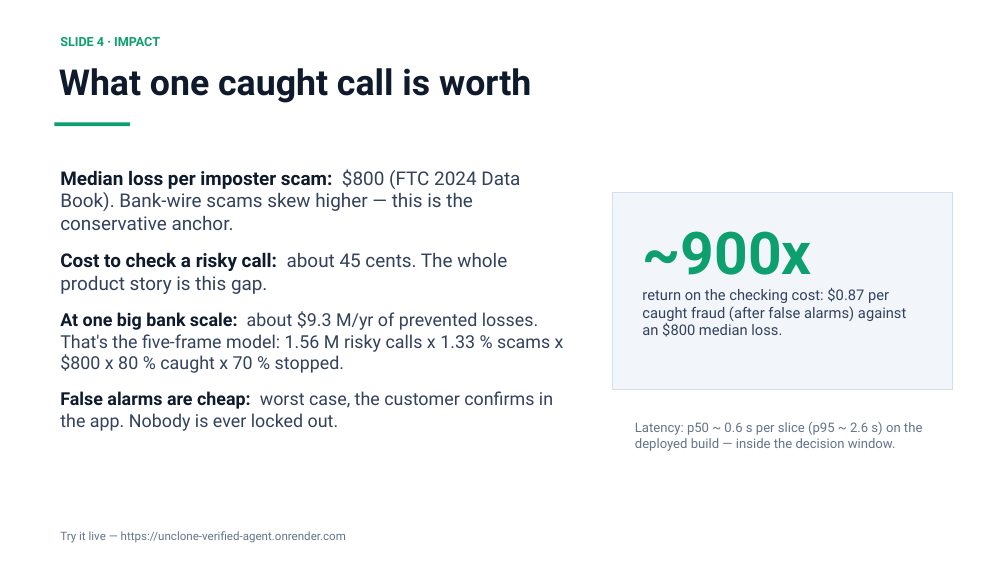
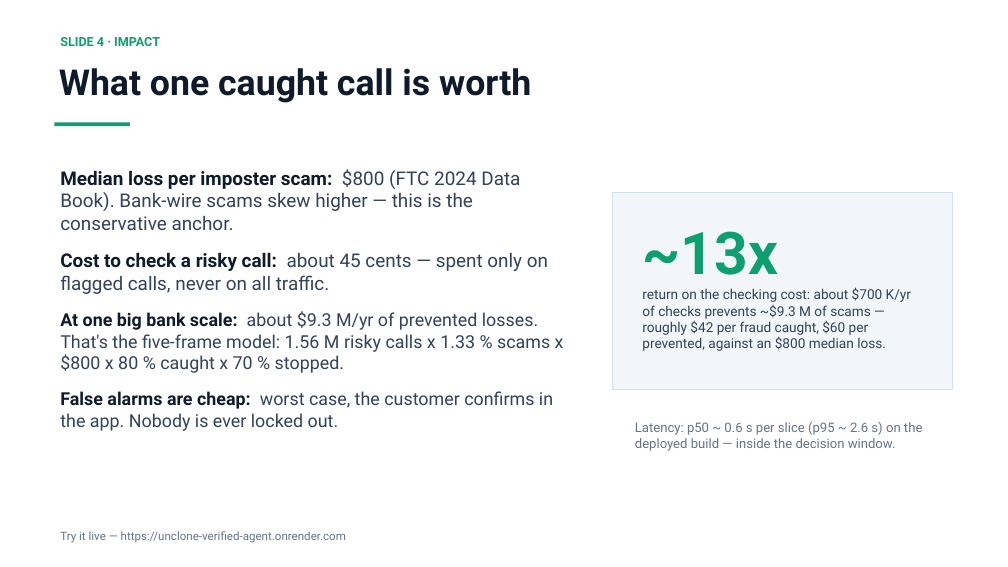
Before and after one commit to Lion4467cat/verified-agent-badge, a slide deck: slide 4 of UNCLONE-day2-deck.pptx. Drawn at 1008x567 pixels with LibreOffice and Linux fonts; fonts in the diff are those of the drawing. Boxes give left, top, right and bottom in pixels: in the first picture for what was removed or moved away, otherwise in the second. Text is boxed around its words. In the diff, an @@ line names an element or a change of style, - is before the commit and + after.

```diff
--- a/UNCLONE-day2-deck.pptx
+++ b/UNCLONE-day2-deck.pptx
@@ text at (642,231,911,351): text changed; size 14 to 13 pt @@
-~900x
-return on the checking cost: $0.87 per caught fraud (after false alarms) against an $800 median loss.
+~13x
+return on the checking cost: about $700 K/yr of checks prevents ~$9.3 M of scams — roughly $42 per fraud caught, $60 per prevented, against an $800 median loss.
@@ text at (60,252,548,294): text changed @@
-Cost to check a risky call: about 45 cents. The whole product story is this gap.
+Cost to check a risky call: about 45 cents — spent only on flagged calls, never on all traffic.
```
Also in this commit, not shown: 4 other slides changed, 4 other files.
